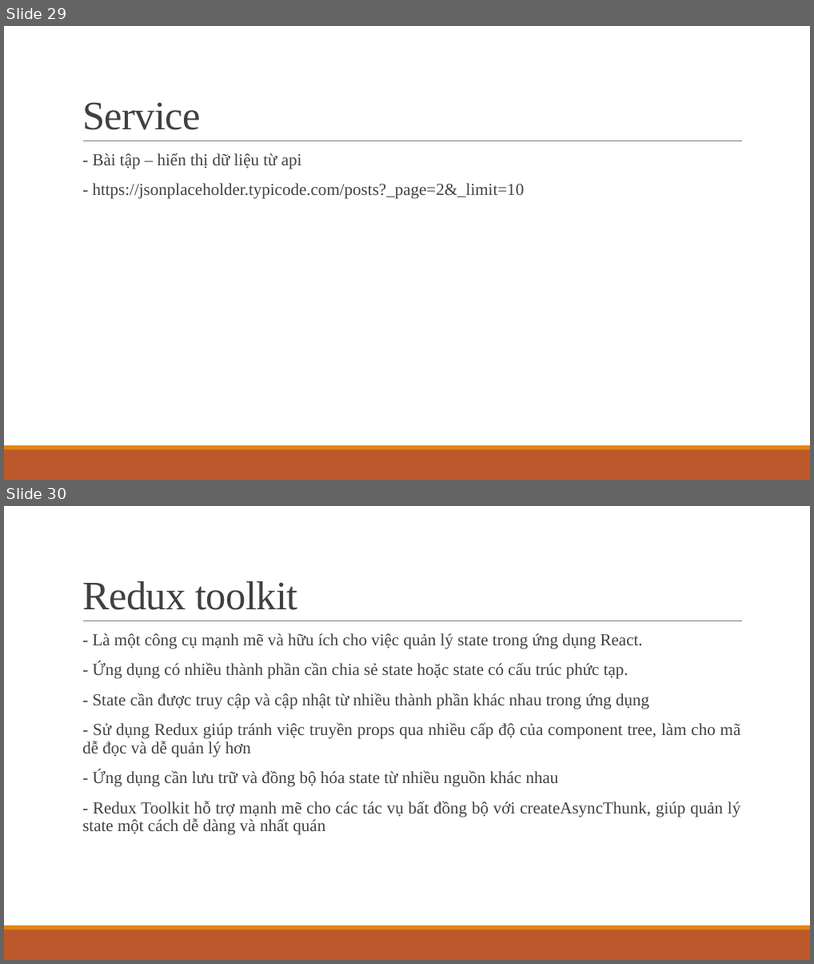
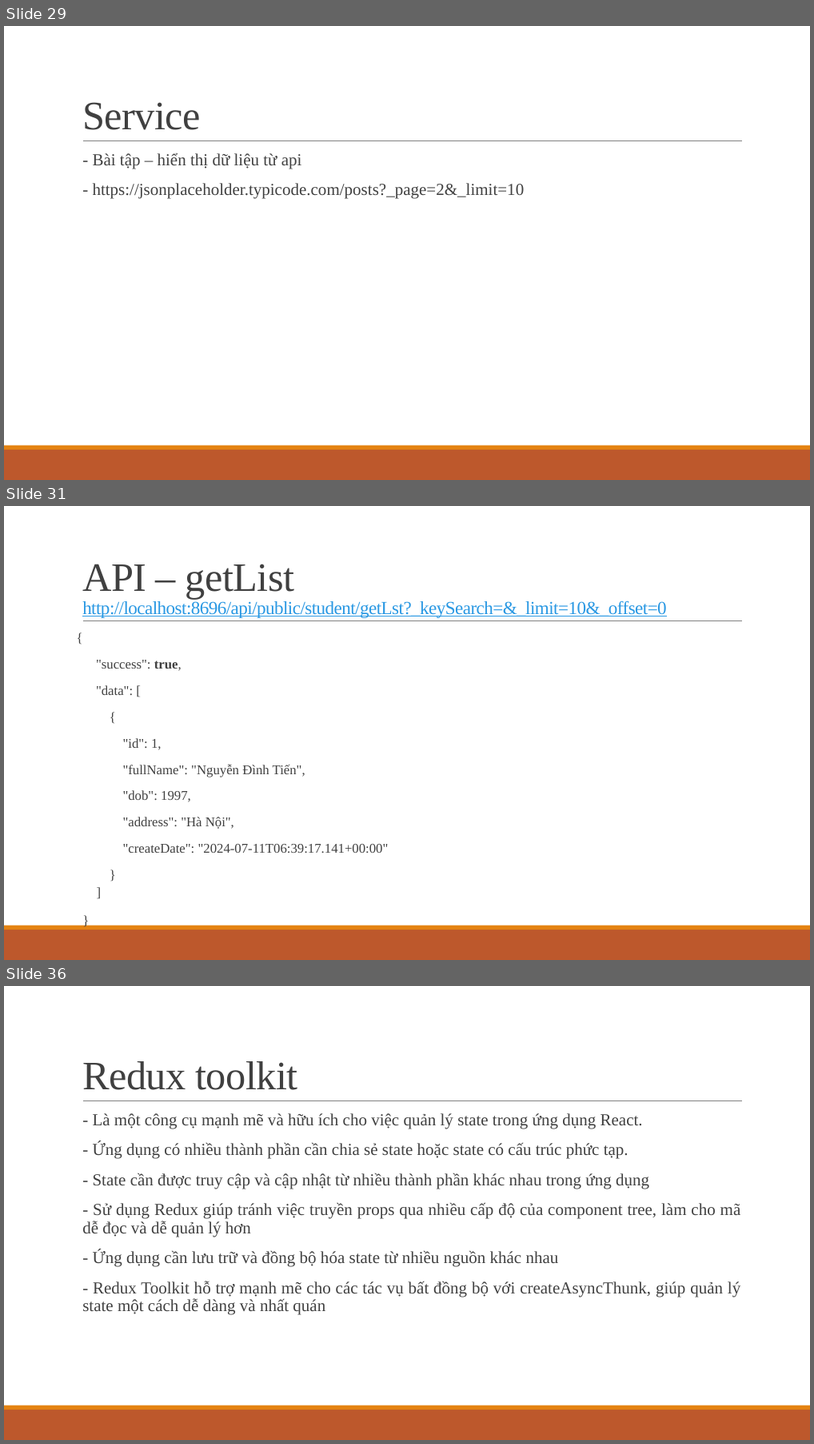
Before and after one commit to ddinhftieens/tranning-react, a slide deck: react_ts.pptx. Shown one above the other, each under a label of ours: slides 29 and 30 before the commit, slides 29, 31 and 36 after it; the slides between them are not shown. The pictures are 814x964 and 814x1444 pixels, drawn with LibreOffice and Linux fonts; fonts in the diff are those of the drawing. Boxes give left, top, right and bottom in pixels: in the first picture for what was removed or moved away, otherwise in the second. Text is boxed around its words. In the diff, an @@ line names an element or a change of style, - is before the commit and + after.

```diff
--- a/react_ts.pptx
+++ b/react_ts.pptx
@@ slide 31 added at [4,506,810,960], background #FFFFFF; not listed: 3 template elements that a slide beside it also shows @@
@@ title added at [82,564,666,618], 22 pt, text #2998E3, underline @@
+API – getList
+http://localhost:8696/api/public/student/getLst?_keySearch=&_limit=10&_offset=0
@@ text added at [96,660,389,852], 16 pt, text #404040 @@
+{
+  "success": true,
+  "data": [
+  {
+  "id": 1,
+  "fullName": "Nguyễn Đình Tiến",
+  "dob": 1997,
+  "address": "Hà Nội",
+  "createDate": "2024-07-11T06:39:17.141+00:00"
+  }
+  ]
+  }
@@ what was slide 30 is now slide 36 @@
```
Also in this commit, not shown: 5 other slides added, 6 other files.
